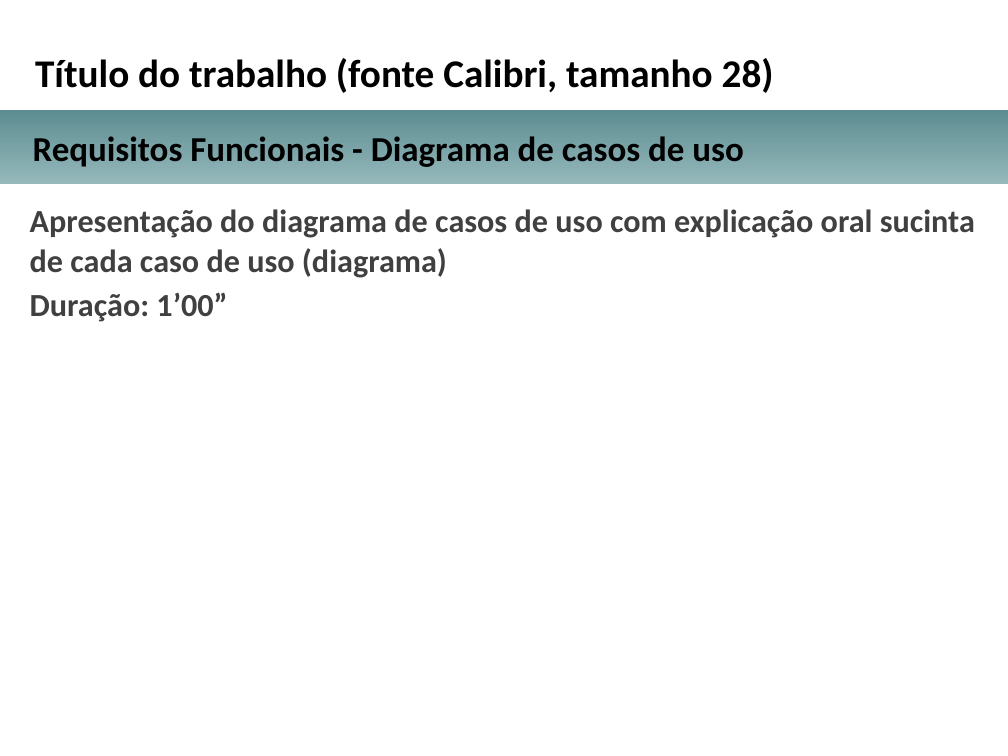
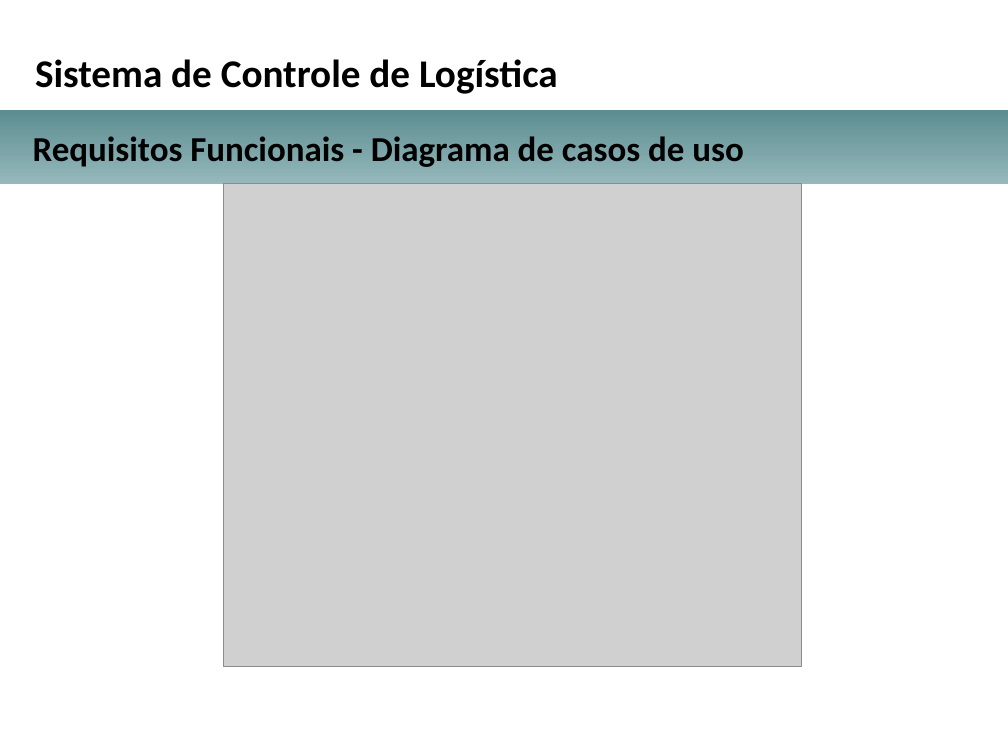
Before and after one commit to alecarl/pucminas-arq-tcc, a slide deck: slide 3 of Projeto Arquitetural/TCC_Apresentacao_projeto_arquitetural.pptx. Drawn at 1008x756 pixels with LibreOffice and Linux fonts; fonts in the diff are those of the drawing; grey boxes stand for pictures; background and template pictures are left out. Boxes give left, top, right and bottom in pixels: in the first picture for what was removed or moved away, otherwise in the second. Text is boxed around its words. In the diff, an @@ line names an element or a change of style, - is before the commit and + after.

Commit message:
Trabalho dia 12/08/2018 - 17:23

```diff
--- a/Projeto Arquitetural/TCC_Apresentacao_projeto_arquitetural.pptx
+++ b/Projeto Arquitetural/TCC_Apresentacao_projeto_arquitetural.pptx
@@ text at <box>35,59,558,94</box>: text changed @@
-Título do trabalho (fonte Calibri, tamanho 28)
+Sistema de Controle de Logística
@@ text removed at <box>30,209,975,322</box> @@
-Apresentação do diagrama de casos de uso com explicação oral sucinta de cada caso de uso (diagrama)
-Duração: 1’00”
@@ picture added at <box>224,183,801,666</box> @@
```
Also in this commit, not shown: 3 other slides changed, 13 slides added, 5 slides removed, 1 other file.
